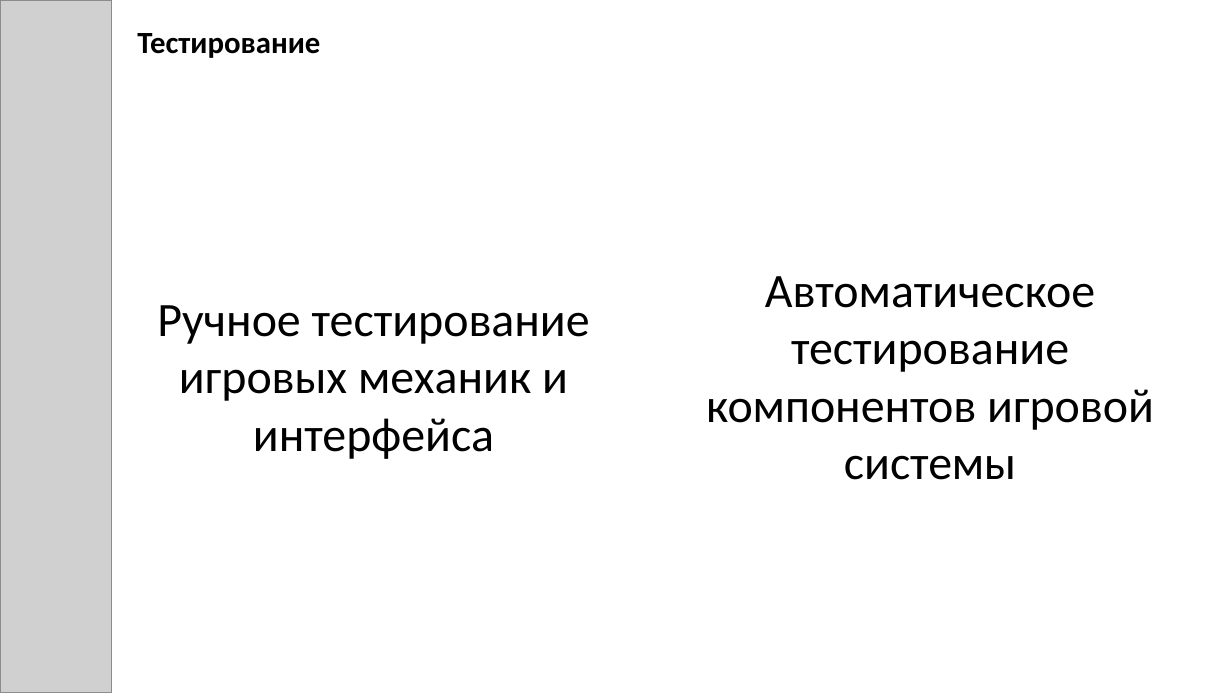
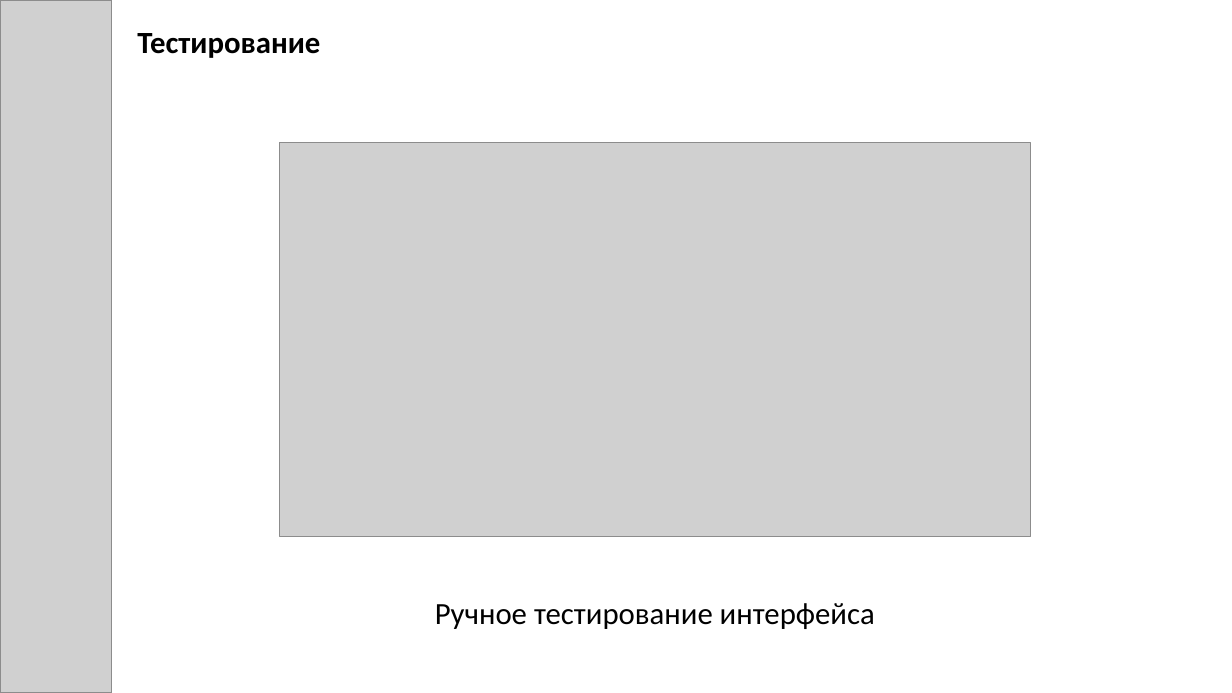
Before and after one commit to babo4ka/flower-shop-game, a slide deck: slide 7 of diploma_documents/Презентация ВКР.pptx. Drawn at 1232x693 pixels with LibreOffice and Linux fonts; fonts in the diff are those of the drawing; grey boxes stand for pictures. Boxes give left, top, right and bottom in pixels: in the first picture for what was removed or moved away, otherwise in the second. Text is boxed around its words. In the diff, an @@ line names an element or a change of style, - is before the commit and + after.

```diff
--- a/diploma_documents/Презентация ВКР.pptx
+++ b/diploma_documents/Презентация ВКР.pptx
@@ picture added at (280,143,1030,537) @@
@@ text removed at (706,276,1154,480) @@
-Автоматическое тестирование компонентов игровой системы
@@ text at (435,603,875,629): text changed; size 28 to 18 pt @@
-Ручное тестирование игровых механик и интерфейса
+Ручное тестирование интерфейса
```
Also in this commit, not shown: 15 other files.
